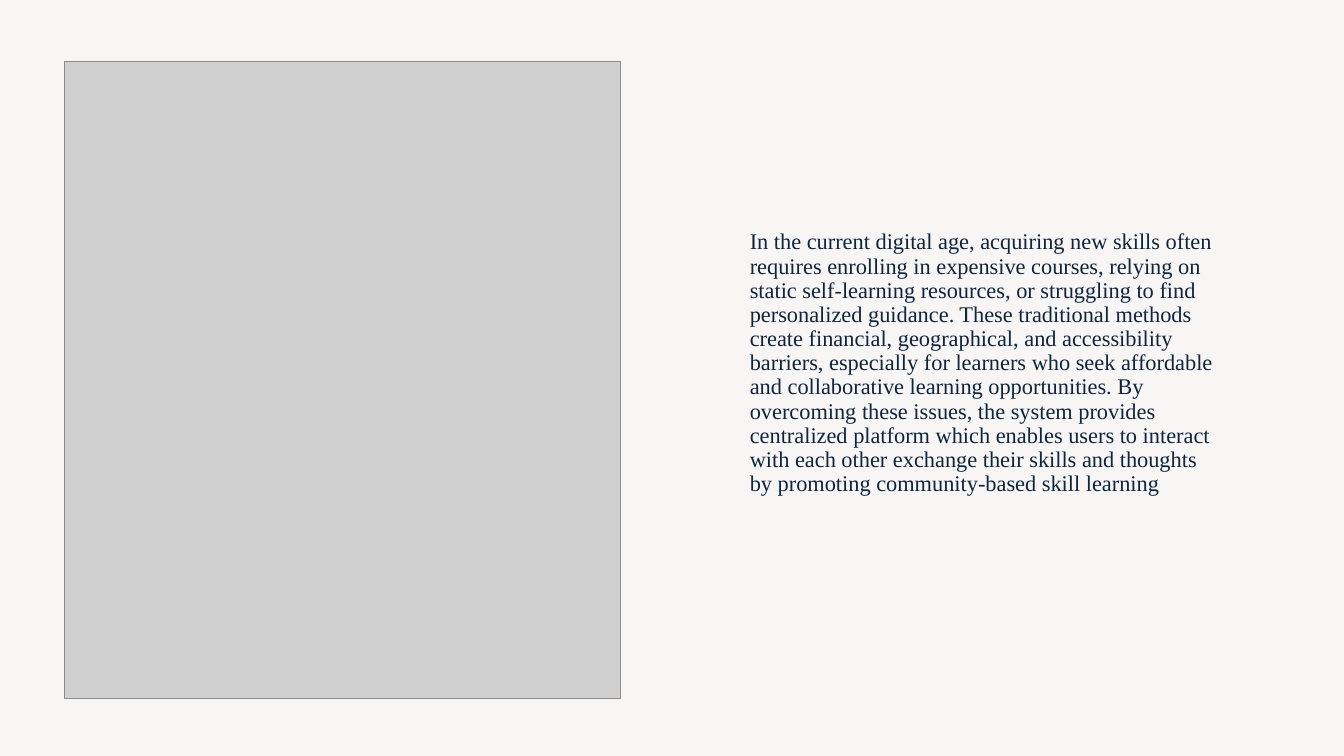
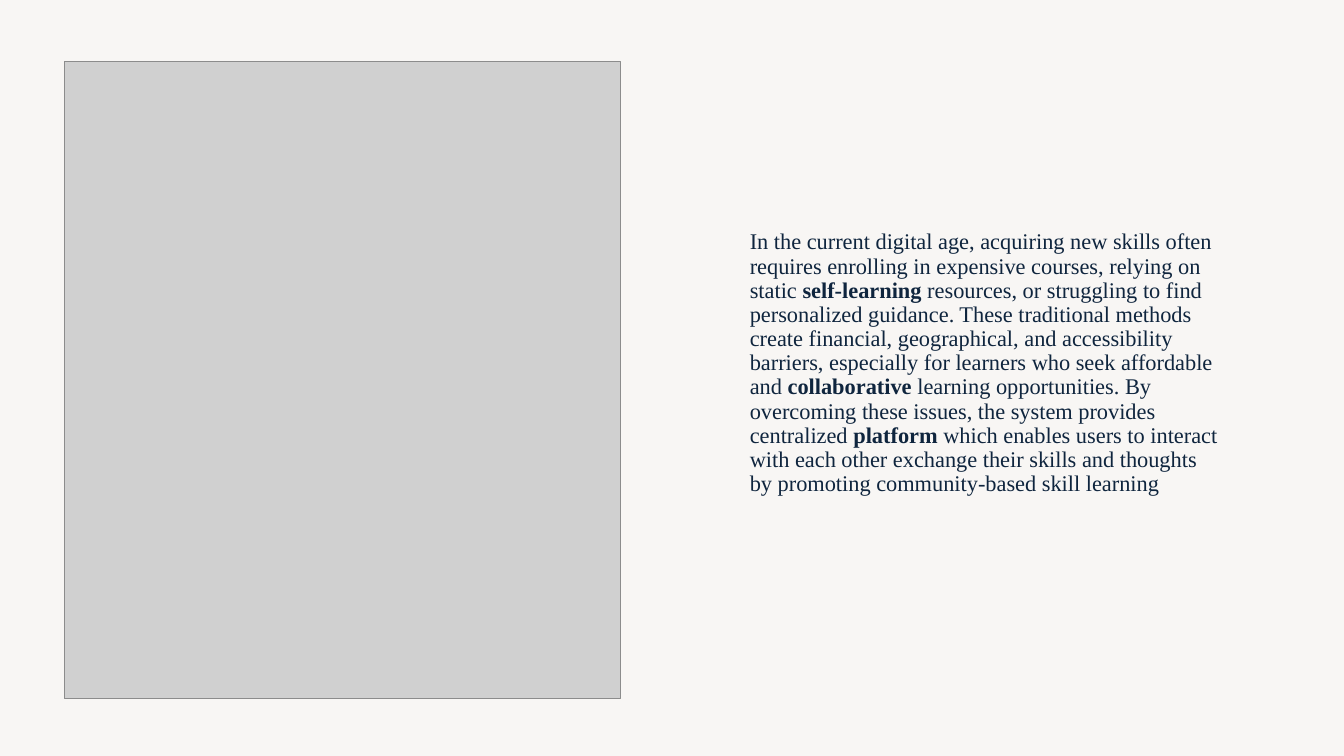
Before and after one commit to arnoldhere/Skill-Swap, a slide deck: slide 5 of doc/SkillSwap.pptx (slide 6 before the commit). Drawn at 1344x756 pixels with LibreOffice and Linux fonts; fonts in the diff are those of the drawing; grey boxes stand for pictures. Boxes give left, top, right and bottom in pixels: in the first picture for what was removed or moved away, otherwise in the second. Text is boxed around its words. In the diff, an @@ line names an element or a change of style, - is before the commit and + after.

```diff
--- a/doc/SkillSwap.pptx
+++ b/doc/SkillSwap.pptx
@@ title "In the current digital age, ..." at (750,233,1217,496): bold on in "self-learning collaborative platform" @@
```
Also in this commit, not shown: 6 other slides changed, 1 slide removed, 2 other files.
